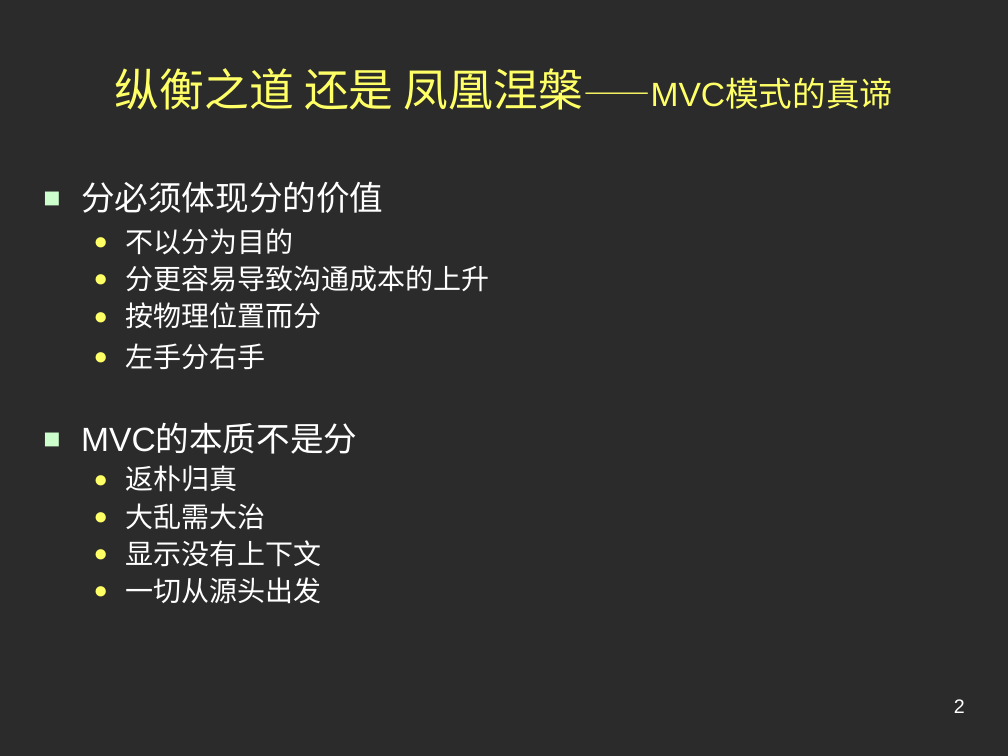
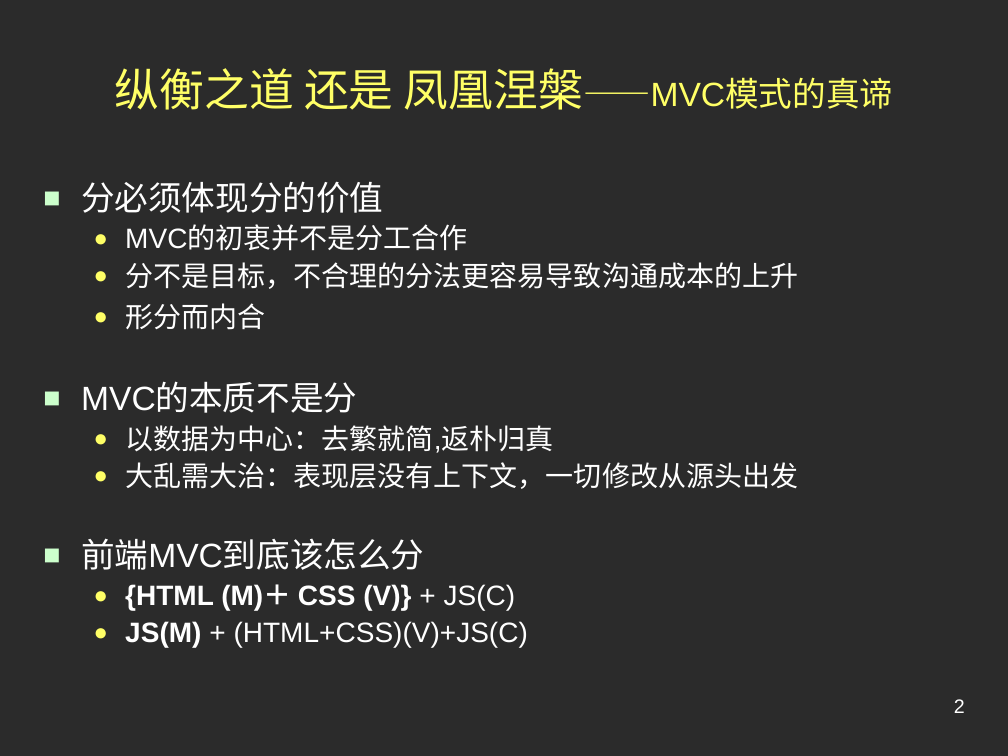
Before and after one commit to conzi/lite, a slide deck: slide 2 of Lite/web/doc/Preview.ppt. Drawn at 1008x756 pixels with LibreOffice and Linux fonts; fonts in the diff are those of the drawing; background and template pictures are left out; a plain dark background stands for a picture behind light text. Boxes give left, top, right and bottom in pixels: in the first picture for what was removed or moved away, otherwise in the second. Text is boxed around its words. In the diff, an @@ line names an element or a change of style, - is before the commit and + after.

```diff
--- a/Lite/web/doc/Preview.ppt
+++ b/Lite/web/doc/Preview.ppt
@@ text at (125,227,798,330): text changed @@
-  ● 不以分为目的
-  ● 分更容易导致沟通成本的上升
-  ● 按物理位置而分
-  ● 左手分右手
+  ● MVC的初衷并不是分工合作
+  ● 分不是目标，不合理的分法更容易导致沟通成本的上升
+  ● 形分而内合
@@ text at (81,425,798,647): text changed @@
-  ● 返朴归真
-  ● 大乱需大治
-  ● 显示没有上下文
-  ● 一切从源头出发
+  ● 以数据为中心：去繁就简,返朴归真
+  ● 大乱需大治：表现层没有上下文，一切修改从源头出发
+■ 前端MVC到底该怎么分
+  ● {HTML (M)＋ CSS (V)} + JS(C)
+  ● JS(M) + (HTML+CSS)(V)+JS(C)
```
Also in this commit, not shown: 6 other files.
